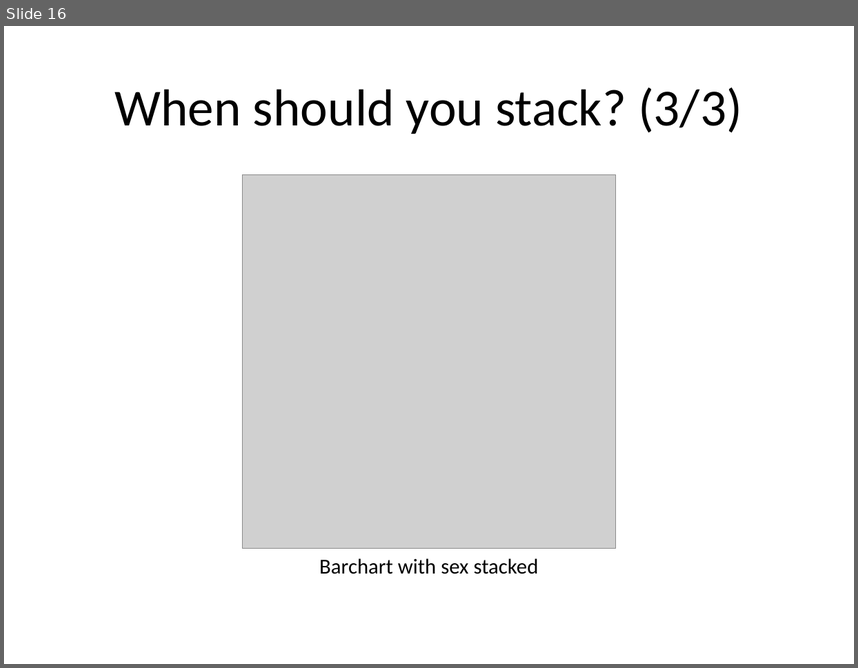
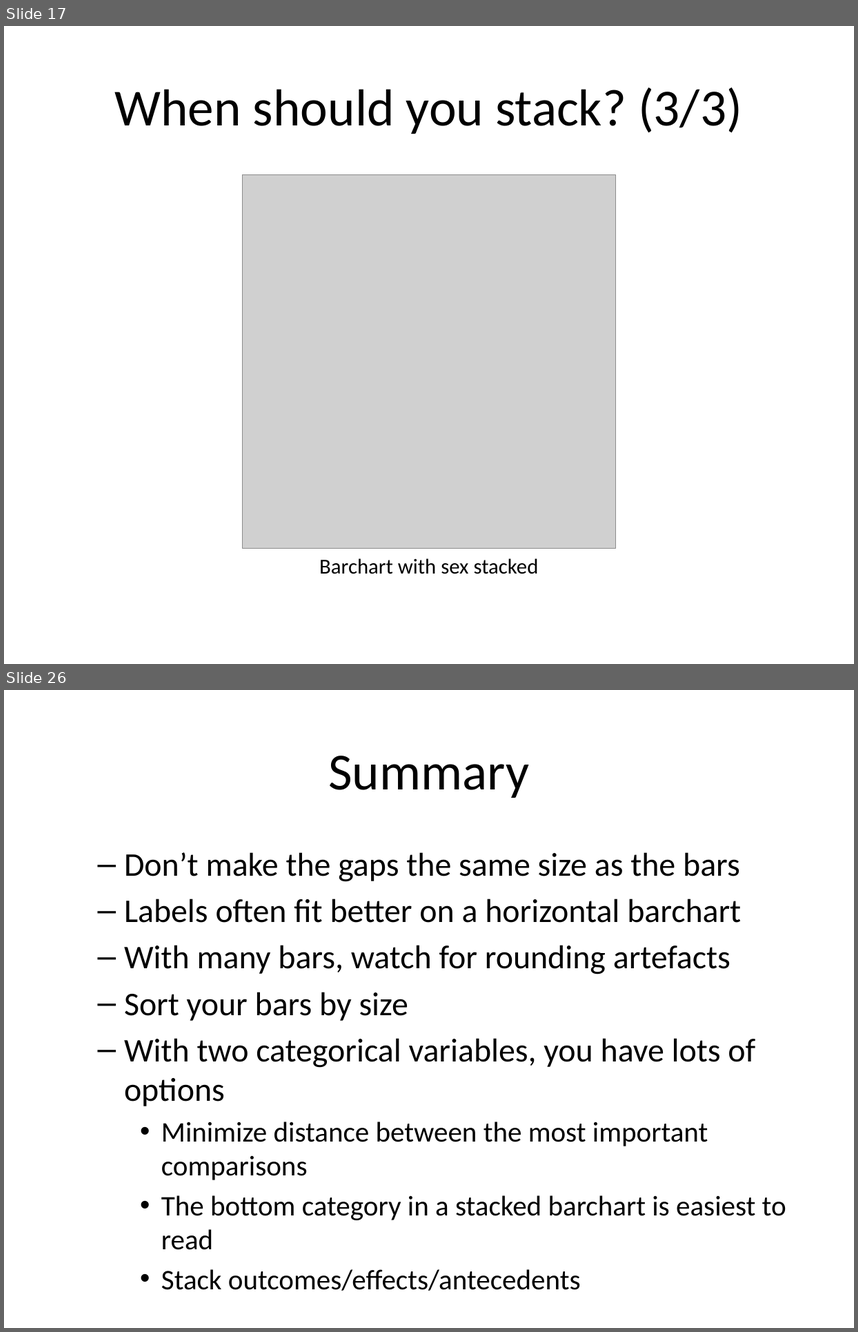
Before and after one commit to pmean/data-visualization, a slide deck: data-viz-02/component/recommendations-barcharts.pptx. Shown one above the other, each under a label of ours: slide 16 before the commit, slides 17 and 26 after it; the slides between them are not shown. The pictures are 858x668 and 858x1332 pixels, drawn with LibreOffice and Linux fonts; fonts in the diff are those of the drawing; grey boxes stand for pictures. Boxes give left, top, right and bottom in pixels: in the first picture for what was removed or moved away, otherwise in the second. Text is boxed around its words. In the diff, an @@ line names an element or a change of style, - is before the commit and + after.

```diff
--- a/data-viz-02/component/recommendations-barcharts.pptx
+++ b/data-viz-02/component/recommendations-barcharts.pptx
@@ slide 26 added at <box>4,690,854,1328</box>, background #FFFFFF @@
@@ title added at <box>328,756,529,798</box>, 44 pt, text #000000 @@
+Summary
@@ text added at <box>124,852,786,1250</box>, 28 pt, text #000000 @@
+  – Don’t make the gaps the same size as the bars
+  – Labels often fit better on a horizontal barchart
+  – With many bars, watch for rounding artefacts
+  – Sort your bars by size
+  – With two categorical variables, you have lots of options
+    • Minimize distance between the most important comparisons
+    • The bottom category in a stacked barchart is easiest to read
+    • Stack outcomes/effects/antecedents
@@ what was slide 16 is now slide 17 @@
```
Also in this commit, not shown: 4 slides changed, 5 other slides added, 3 slides removed, 44 other files.
